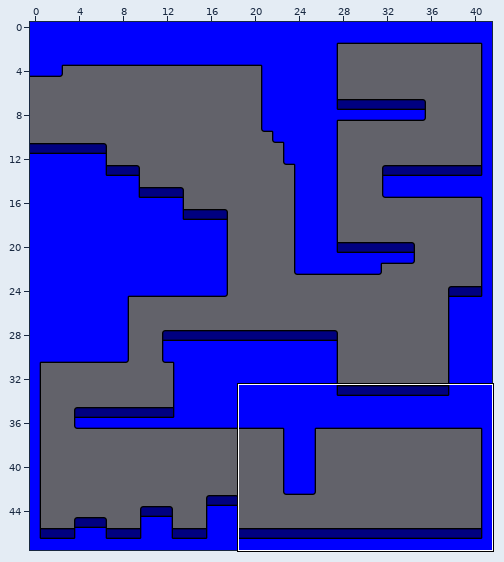
One commit to this Tiled map: Resources/room1.tmx. Above, an overview of the earlier version with the close-up marked.
Close-up. Before the commit:
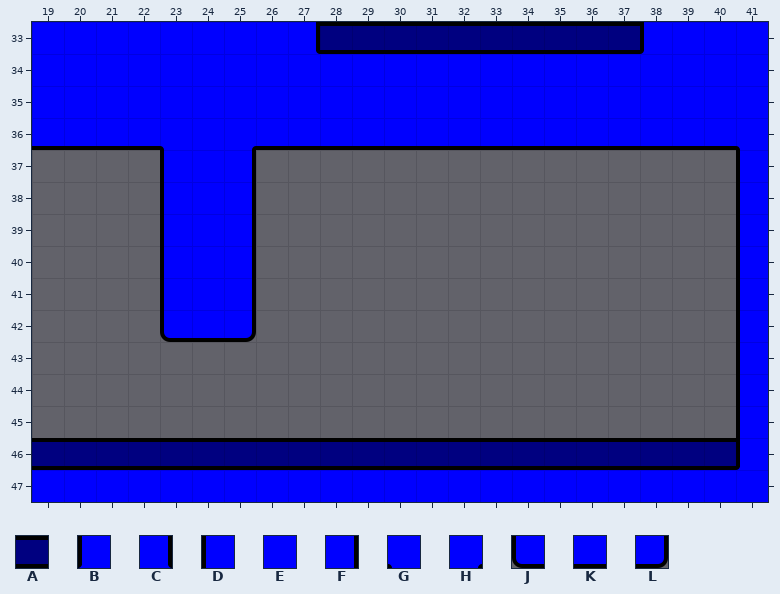
Cells are 32x32 px. Shown: x 19..41, y 33..47.
Key: from "tilemap1": A 1, B 3, C 4, D 5, E 6, F 7, G 8, H 9, J 10, K 11, L 12.
_ is an empty cell.
Layer "main-layer" before, first column x 19:
33 EEEEEEEECAAAAAAAAAABEEE
34 EEEEEEEEEEEEEEEEEEEEEEE
35 EEEEEEEEEEEEEEEEEEEEEEE
36 KKKKGEHKKKKKKKKKKKKKKKG
37 ____DEF_______________D
38 ____DEF_______________D
39 ____DEF_______________D
40 ____DEF_______________D
41 ____DEF_______________D
42 ____JKL_______________D
43 ______________________D
44 ______________________D
45 ______________________D
46 AAAAAAAAAAAAAAAAAAAAAAB
47 EEEEEEEEEEEEEEEEEEEEEEE
After the commit:
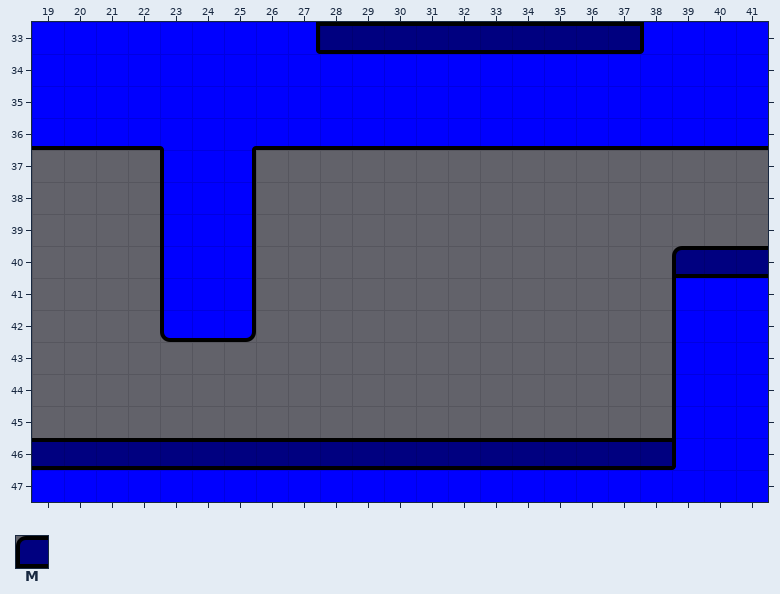
Further tiles: from "tilemap1": M 0.
Difference:
Layer "main-layer":
y 36: x 41 G -> K
y 37..39: x 41 D -> _
y 40: x 39..41 __D -> MAA
y 41..45: x 39..41 __D -> DEE
y 46: x 39..41 AAB -> BEE
